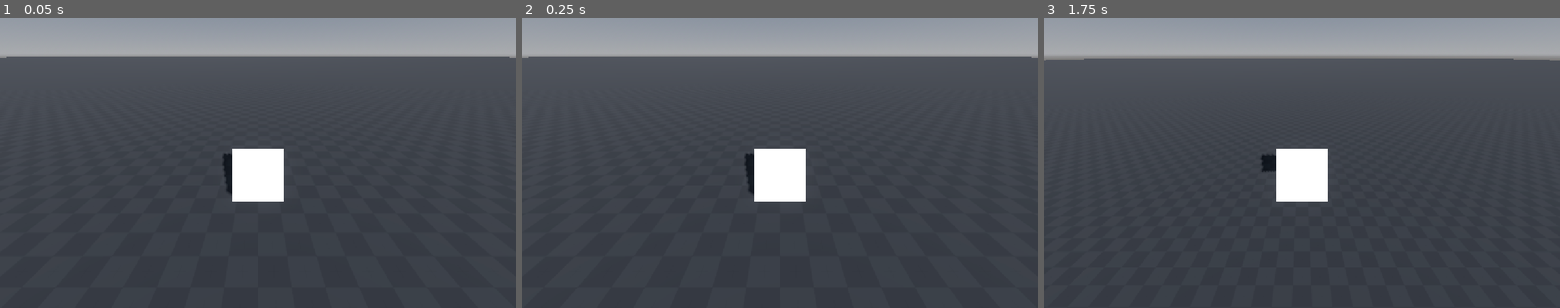
Above: before the commit, frames 1-3 (left to right).
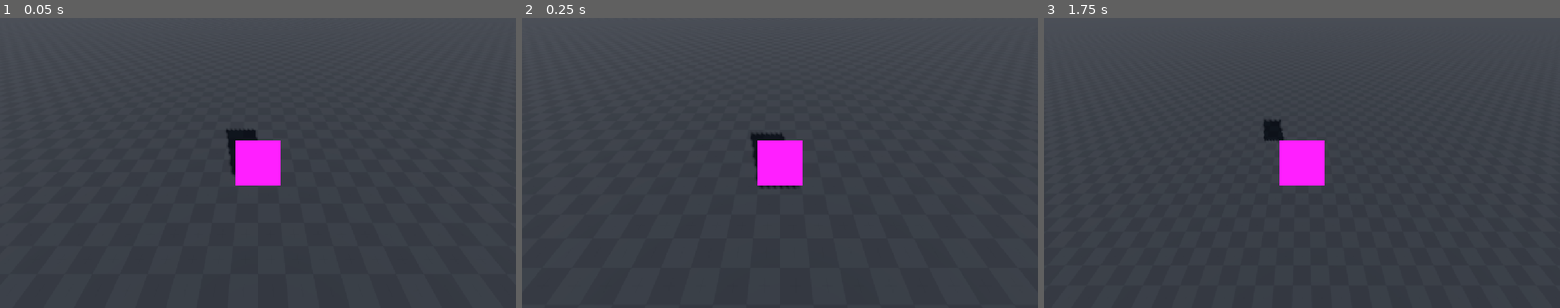
Above: after the commit, the same moments.

Repository: CogitoErgoSum01/teamproject
Game: Godot game, scene res://maps/debug.tscn
The game is run twice, just before and just after one commit, with the same random seed, the same clock (stepped at 60 frames per second) and the same inputs.
Inputs:
- Up to frame 1 (0.05 s): no input
- Up to frame 2 (0.25 s): no input
- Up to frame 3 (1.75 s): tap Enter at 0.5 s; hold D (right) 0.53-1.28 s; tap Space (jump) at 0.77, 1.52 s; hold S (down) from 1.28 s (still down)

The runs differ from the first frame. In frame 1, 16% of the frame differs, in the area x 0-100%, y 0-64%; in frame 2, 16%; in frame 3, 17%.

Commit message:
changed the player appearance
changed the collision and camera position

Diff:
--- a/scenes/player/player.tscn
+++ b/scenes/player/player.tscn
@@ -2,22 +2,23 @@
 
 [ext_resource type="Script" uid="uid://bhuhviflv02kq" path="res://scripts/player.gd" id="1_8afob"]
 
-[sub_resource type="CapsuleShape3D" id="CapsuleShape3D_g4v7s"]
+[sub_resource type="SphereShape3D" id="SphereShape3D_8afob"]
 
 [sub_resource type="QuadMesh" id="QuadMesh_g4v7s"]
 
 [sub_resource type="StandardMaterial3D" id="StandardMaterial3D_yf5fn"]
+albedo_color = Color(0.86450624, 0.00064148667, 0.8726314, 1)
 billboard_mode = 1
 
 [node name="player" type="CharacterBody3D" unique_id=313666329]
 script = ExtResource("1_8afob")
 
 [node name="CollisionShape3D" type="CollisionShape3D" parent="." unique_id=986046210]
-shape = SubResource("CapsuleShape3D_g4v7s")
+shape = SubResource("SphereShape3D_8afob")
 
 [node name="MeshInstance3D" type="MeshInstance3D" parent="." unique_id=791609896]
 mesh = SubResource("QuadMesh_g4v7s")
 surface_material_override/0 = SubResource("StandardMaterial3D_yf5fn")
 
 [node name="Camera3D" type="Camera3D" parent="." unique_id=2026227053]
-transform = Transform3D(1, 0, 0, 0, 0.86602545, 0.5, 0, -0.5, 0.86602545, 0, 2, 3)
+transform = Transform3D(1, 0, 0, 0, 0.7071068, 0.70710677, 0, -0.70710677, 0.7071068, 0, 3, 3)
